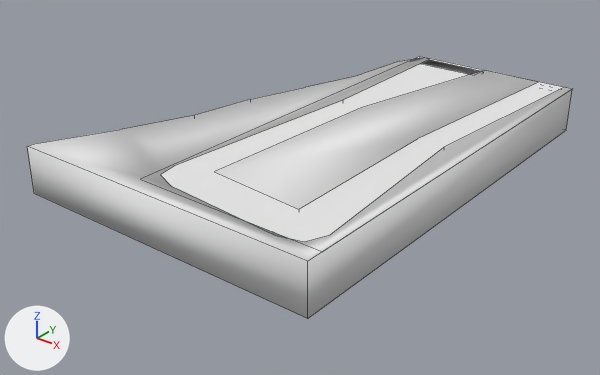
An edit to the OBJ model Assets/meshes/rail.obj, drawn before and after from the same camera.
One viewpoint serves both versions: a camera (50 mm lens) standing at (4.79, -6.12, 5.4) and looking at (-2.62, 3.13, -0.34). The lights are fixed; the arrows at lower left show +X, +Y and +Z. Mesh edges are drawn as thin lines. Where no turn or scale is listed for an object, it has been applied to the vertices.

Names of what the first picture shows: 'rail.obj'.
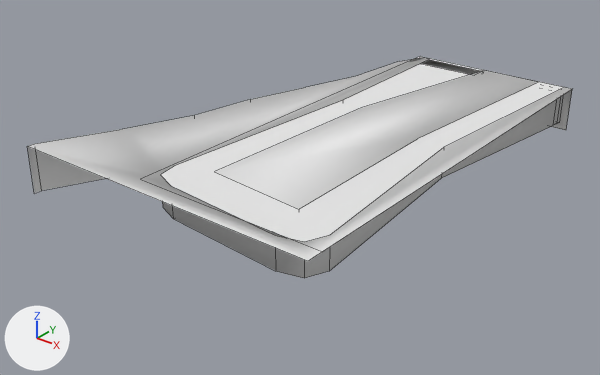
Location of each change, (x1, y1, x2, y2) in pixels of the pictures (600 x 375 px):
'rail.obj', reshaped (16% shorter)
    before: (27, 56, 572, 319)
    after: (27, 56, 572, 278)
part 1 of me_rail_obj, deleted
    before: (27, 90, 572, 319)

Diff of the bpy script that builds the scene:
```diff
--- a/Assets/meshes/rail.obj.py
+++ b/Assets/meshes/rail.obj.py
@@ me_rail_obj @@
 me_rail_obj.from_pydata(...)  # 76 vertices, 50 faces; spans x -5.1..0.0, y 0.0..7.26, z 0.0..0.75
 # used by ob_rail_obj; location = (0.0, 0.0, 0.0)
 # verts and faces of me_rail_obj; kept vertices keep their numbers, new ones are numbered from 76
 # before: 0 (0.0, 7.24, 0.0) at pixel (566, 130), 1 (-2.85, 7.24, 0.0), 2 (0.0, 7.24, 0.75) at pixel (572, 89), 4 (0.0, 0.0, 0.0) at pixel (307, 318), 5 (-5.1, 0.0, 0.0) at pixel (34, 193)
 # before: 6 (0.0, 0.0, 0.75) at pixel (307, 261), 7 (-5.1, 0.0, 0.75) at pixel (27, 146), 8 (-2.76, 7.24, 0.0), 9 (-1.65, 7.24, 0.0), 40 (-3.14, 6.74, 0.0)
 # before: 42 (-5.1, 0.13, 0.0), 44 (-2.97, 7.16, 0.0), 46 (-3.92, 3.47, 0.0), 48 (-3.27, 5.53, 0.0), 50 (-3.58, 4.5, 0.0)
 # before: 52 (-4.11, 2.37, 0.0), 54 (-4.55, 1.28, 0.0)
+# me_rail_obj part 1
+delete_vertices([4])  # with the faces that use them
 me_rail_obj.materials.append(mat_default)
```
